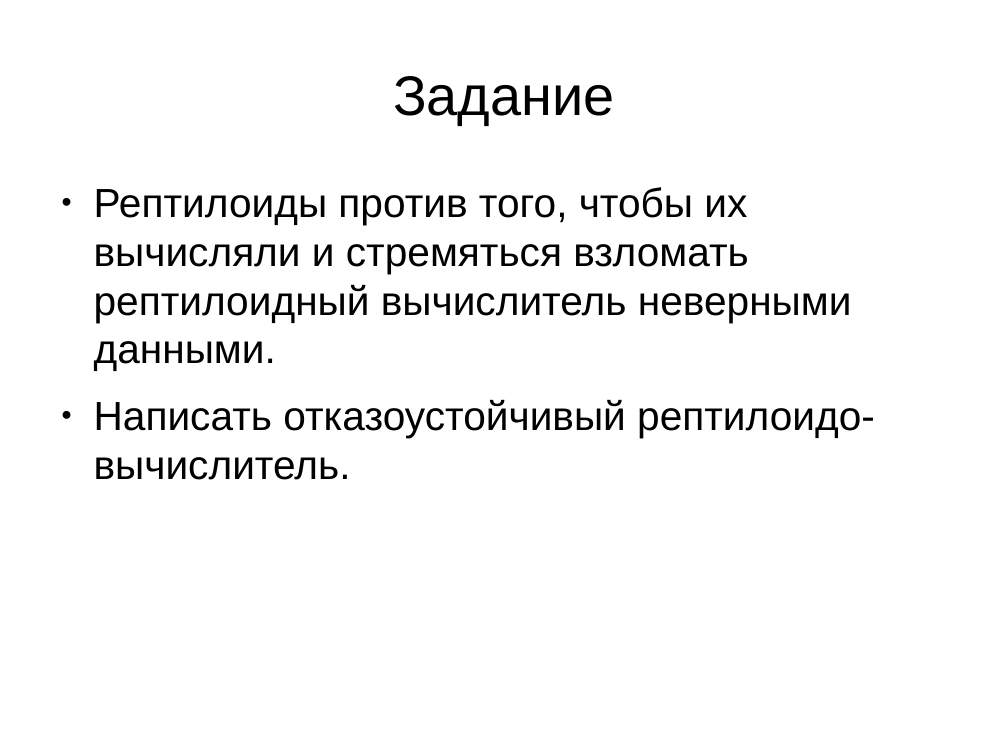
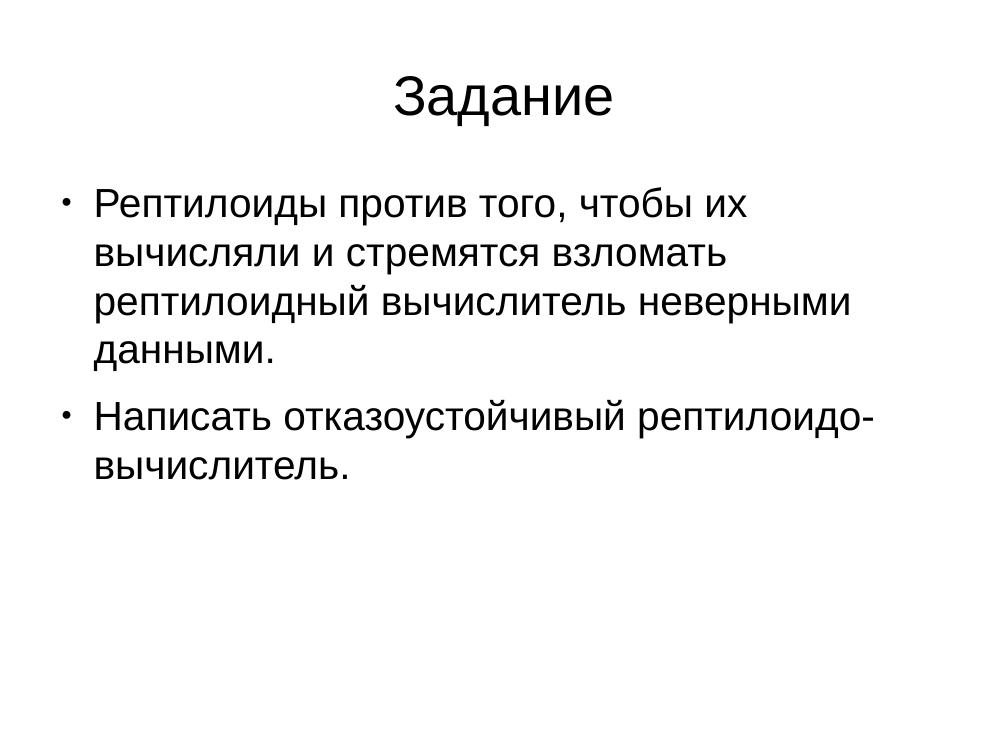
Before and after one commit to gritsulyak/School, a slide deck: slide 8 of 4/reptiloids.odp. Drawn at 1008x756 pixels with LibreOffice and Linux fonts; fonts in the diff are those of the drawing. Boxes give left, top, right and bottom in pixels: in the first picture for what was removed or moved away, otherwise in the second. Text is boxed around its words. In the diff, an @@ line names an element or a change of style, - is before the commit and + after.

```diff
--- a/4/reptiloids.odp
+++ b/4/reptiloids.odp
@@ text at (x1=94, y1=187, x2=852, y2=371): text changed @@
-● Рептилоиды против того, чтобы их вычисляли и стремяться взломать рептилоидный вычислитель неверными данными.
+● Рептилоиды против того, чтобы их вычисляли и стремятся взломать рептилоидный вычислитель неверными данными.
```
Also in this commit, not shown: 3 other slides changed, 1 slide added, 3 other files.
